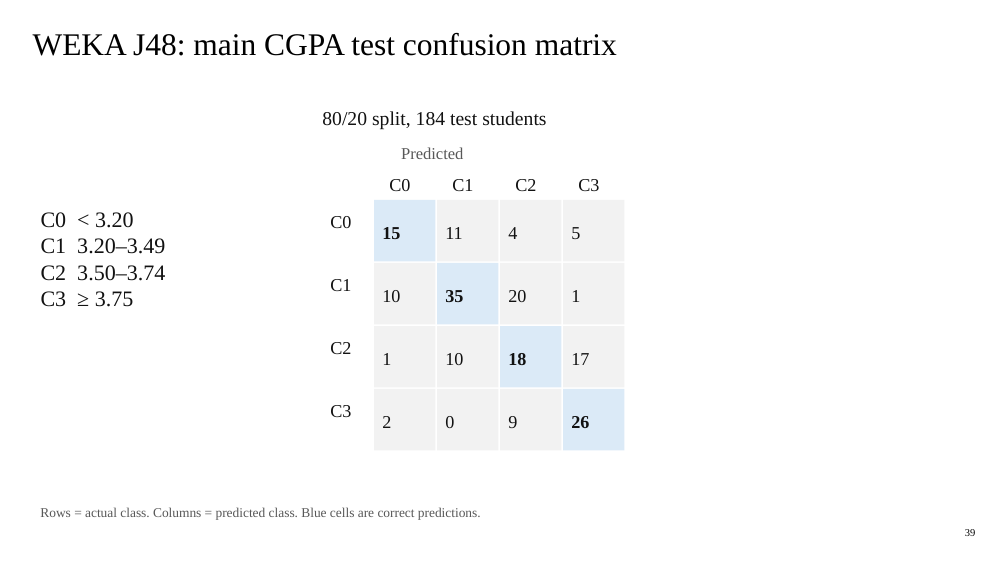
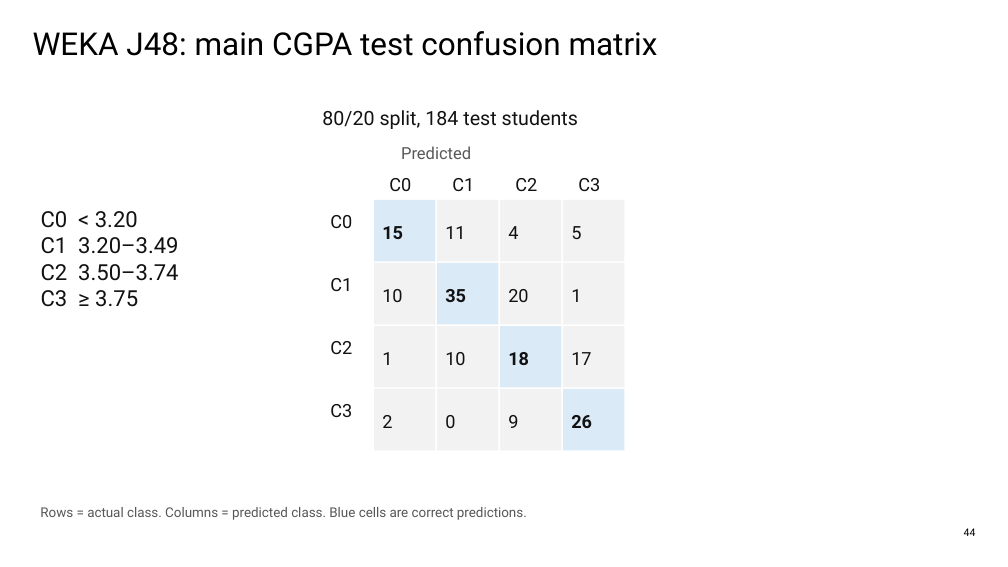
Before and after one commit to SheikhGalib/CGPA-does-matter-dataset-ml-lab, a slide deck: slide 46 of presentation/What_Shapes_Student_CGPA_Ready.pptx (slide 50 before the commit). Drawn at 1008x567 pixels with LibreOffice and Linux fonts; fonts in the diff are those of the drawing. Boxes give left, top, right and bottom in pixels: in the first picture for what was removed or moved away, otherwise in the second. Text is boxed around its words. In the diff, an @@ line names an element or a change of style, - is before the commit and + after.

```diff
--- a/presentation/What_Shapes_Student_CGPA_Ready.pptx
+++ b/presentation/What_Shapes_Student_CGPA_Ready.pptx
@@ font Times New Roman to Roboto in 29 elements at <box>33,31,658,56</box>, <box>322,110,578,129</box>, <box>401,146,471,159</box>, <box>389,178,411,191</box>, <box>330,215,352,228</box>, <box>452,178,474,191</box>, <box>330,278,352,291</box>, <box>515,178,537,191</box>, <box>330,341,352,354</box>, <box>578,178,600,191</box>, <box>330,404,352,417</box>, <box>382,226,403,239</box>, <box>445,226,465,239</box>, <box>508,226,518,239</box>, <box>571,226,581,239</box>, <box>382,289,402,302</box>, <box>445,289,466,302</box>, <box>508,289,528,302</box>, <box>571,289,581,302</box>, <box>382,352,392,365</box>, <box>445,352,465,365</box>, <box>508,352,529,365</box>, <box>571,352,591,365</box>, <box>382,415,392,428</box>, <box>445,415,455,428</box>, <box>508,415,518,428</box>, <box>571,415,592,428</box>, <box>41,211,178,307</box>, <box>40,507,527,520</box> @@
@@ text at <box>964,528,976,536</box>: text changed; font Times New Roman to Roboto @@
-39
+44
```
Also in this commit, not shown: 52 other slides changed, 3 slides added, 17 slides removed, 13 other files.
